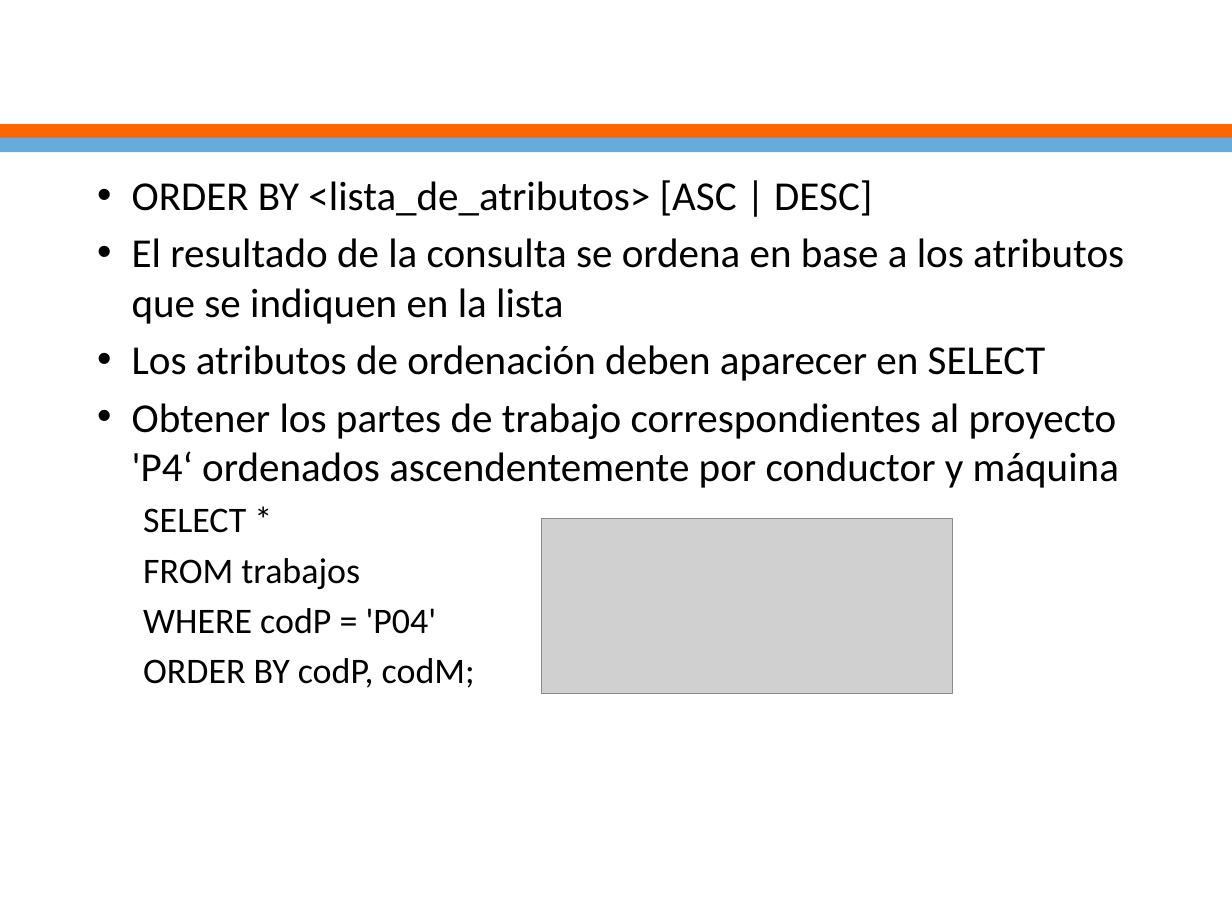
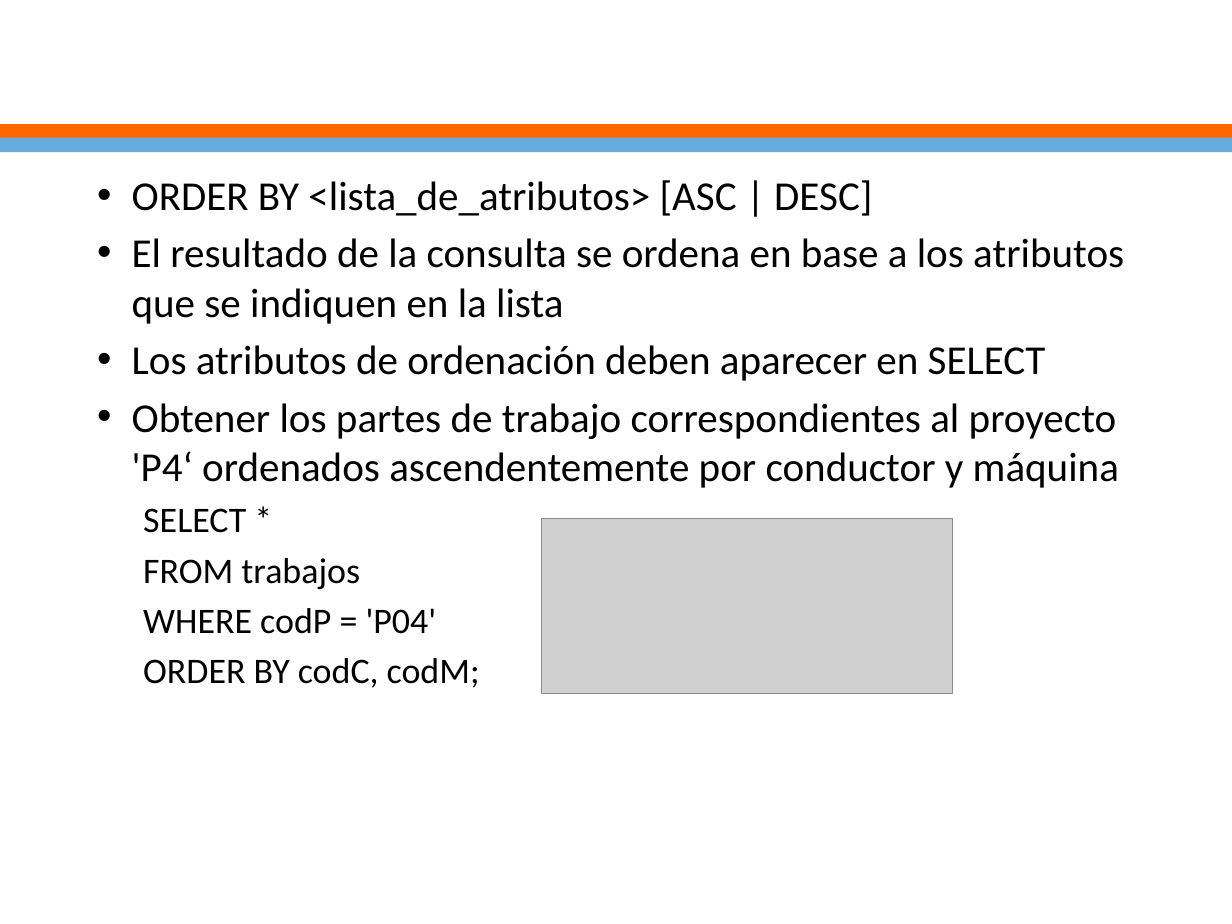
Before and after one commit to ejimenezdelgado/funda_datos_miercoles_1_2019, a slide deck: slide 35 of Semana 9/clase9.pptx. Drawn at 1232x924 pixels with LibreOffice and Linux fonts; fonts in the diff are those of the drawing; grey boxes stand for pictures; background and template pictures are left out. Boxes give left, top, right and bottom in pixels: in the first picture for what was removed or moved away, otherwise in the second. Text is boxed around its words. In the diff, an @@ line names an element or a change of style, - is before the commit and + after.

```diff
--- a/Semana 9/clase9.pptx
+++ b/Semana 9/clase9.pptx
@@ text at box(143, 658, 480, 688): text changed @@
-  ORDER BY codP, codM;
+  ORDER BY codC, codM;
```
Also in this commit, not shown: 9 other files.
